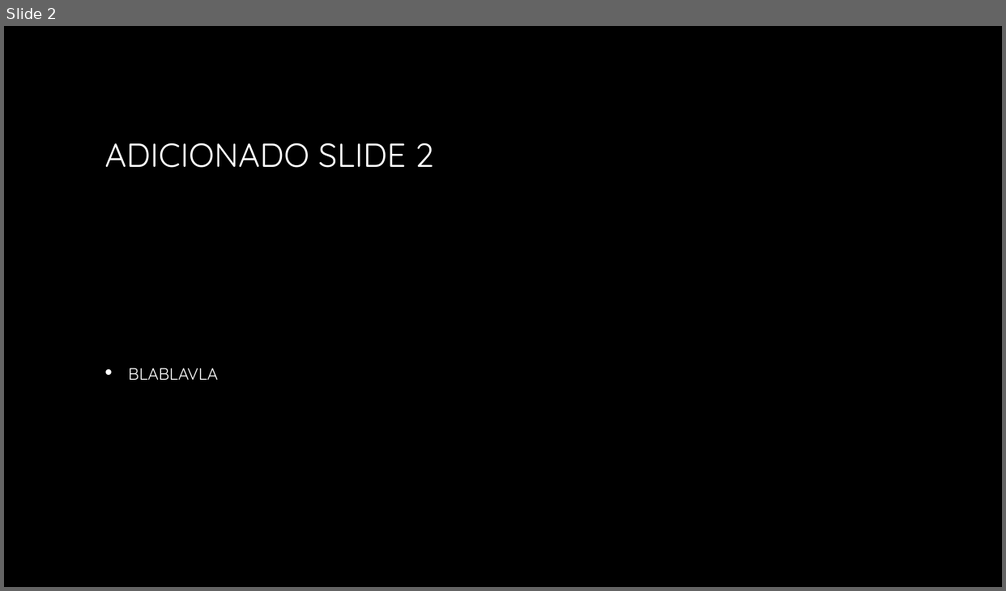
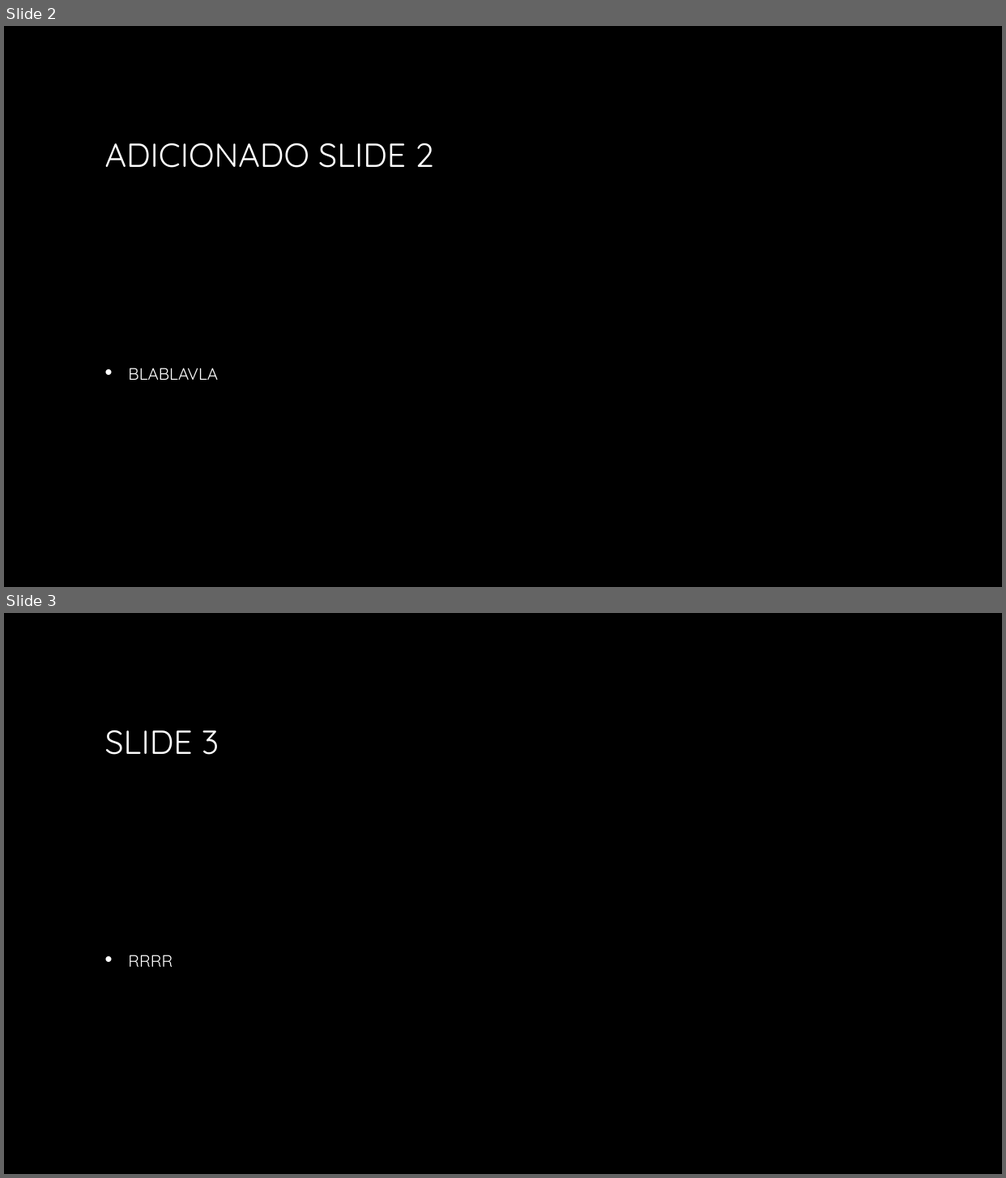
Before and after one commit to fmassaretto/trabalhoScala, a slide deck: Curso de Introdução à linguagem Scala.pptx. Shown one above the other, each under a label of ours: slide 2 before the commit, slides 2 and 3 after it. The pictures are 1006x591 and 1006x1178 pixels, drawn with LibreOffice and Linux fonts; fonts in the diff are those of the drawing; background and template pictures are left out. Boxes give left, top, right and bottom in pixels: in the first picture for what was removed or moved away, otherwise in the second. Text is boxed around its words. In the diff, an @@ line names an element or a change of style, - is before the commit and + after.

Commit message:
slide 3

```diff
--- a/Curso de Introdução à linguagem Scala.pptx
+++ b/Curso de Introdução à linguagem Scala.pptx
@@ slide 3 added at [4,613,1002,1174], background picture (left out) @@
@@ title added at [105,730,219,755], 32 pt, text gradient #FFFFFF to #A6A6A6 @@
+SLIDE 3
@@ text added at [128,955,172,967], 20 pt, text gradient #FFFFFF to #BFBFBF, small capitals @@
+• rrrr
```
